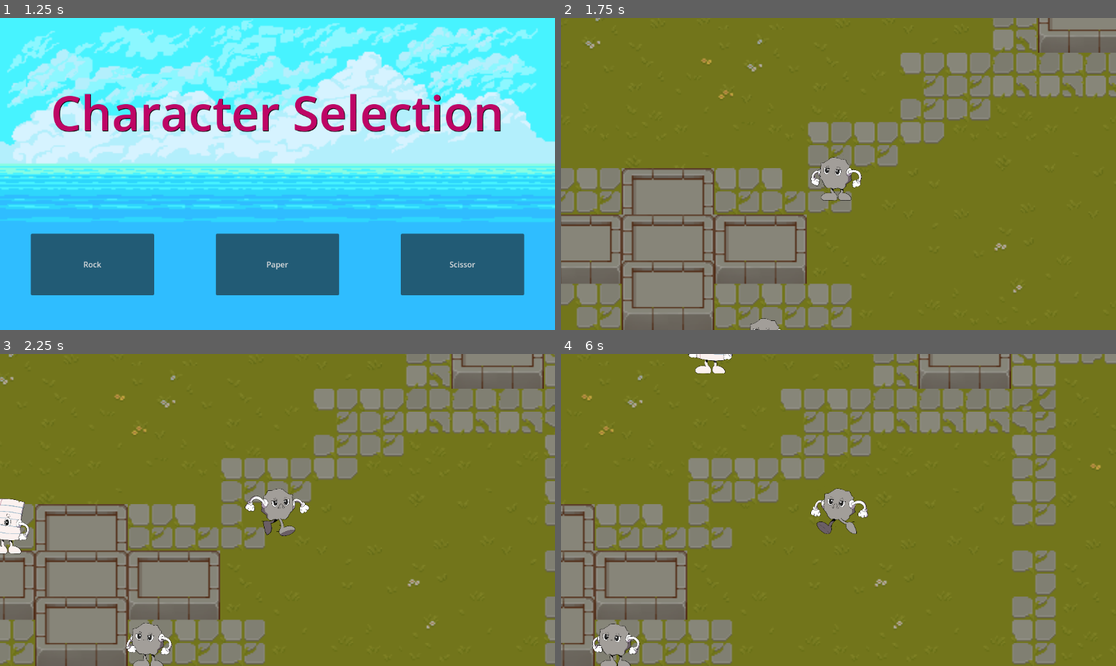
Above: before the commit, frames 1-4 (two rows, left to right).
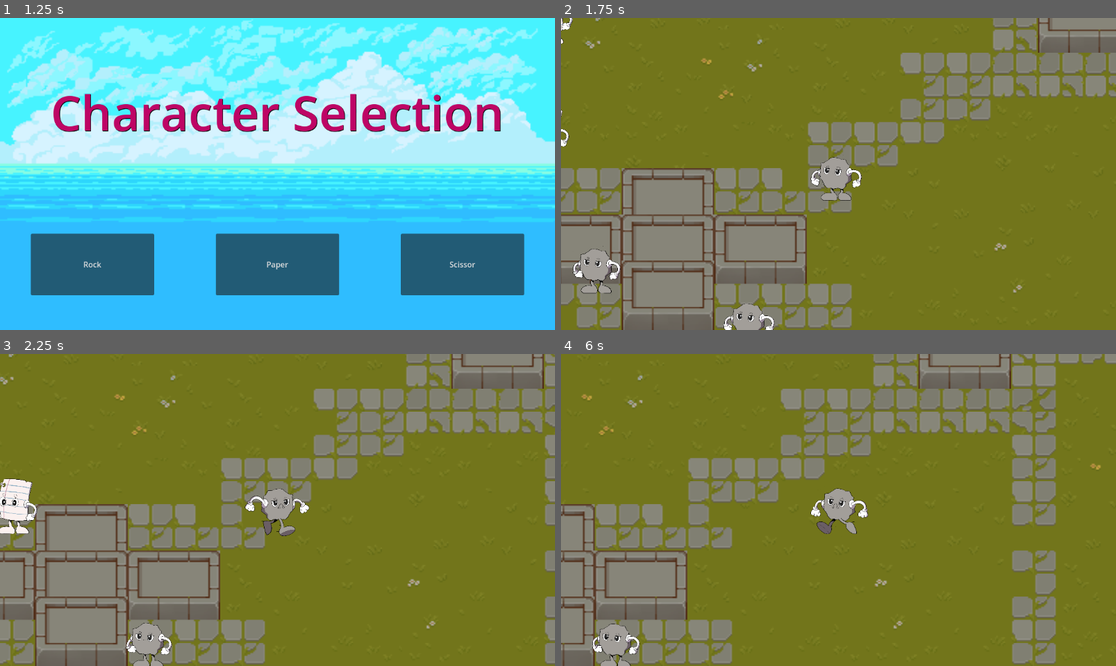
Above: after the commit, the same moments.

Repository: AKARandy/ROS
Game: Godot game, scene res://menus/menu.tscn
The game is run twice, just before and just after one commit, with the same random seed, the same clock (stepped at 60 frames per second) and the same inputs.
Inputs:
- Up to frame 1 (1.25 s): click "Play" at 0.5 s
- Up to frame 2 (1.75 s): click "Rock" at 1.25 s
- Up to frame 3 (2.25 s): hold Right (ui_right) from 2.03 s (still down)
- Up to frame 4 (6 s): release Right (ui_right) at 2.78 s; hold Down (ui_down) 2.78-3.53 s; hold Right (ui_right) 3.53-4.28 s; hold Up (ui_up) 4.28-5.03 s; hold Left (ui_left) from 5.03 s (still down)

Frame 1 is identical in both runs. In frame 2, 1.3% of the frame differs, in the area x 0-40%, y 0-100%; in frame 3, 0.9%; in frame 4, 0.3%.

Commit message:
Fixed A.I wont kill other A.I, and others
Respawn not fixed yet still OTW

Diff:
--- a/entities/enemy/ai_papper.gd
+++ b/entities/enemy/ai_papper.gd
@@ -1,7 +1,9 @@
 extends CharacterBody2D
 
+const ENTITY_TYPE = EntityRoles.Roles.PAPER
+
 var chase = false
-const speed = 100
+const speed = 150
 var the_chased = null
 
 const CENTER = Vector2(450,300)
@@ -29,47 +31,56 @@
 	move_and_slide()
 
 func _on_player_detection_body_entered(body):
-	if body.name == "player":
-		if EntityRoles.role == EntityRoles.Roles.ROCK:
+	if body.has_method("get_entity_type"):
+		var entity_type = body.get_entity_type()
+		if body.name == "player":
+			if EntityRoles.role == EntityRoles.Roles.ROCK:
+				the_chased = body.position
+				chase = true
+			if EntityRoles.role == EntityRoles.Roles.SCISSOR:
+				chase = false
+				the_chased = null
+				state = FLEEING
+				body_to_flee_from = body.position
+		if entity_type == EntityRoles.Roles.ROCK:
 			the_chased = body.position
 			chase = true
-		if EntityRoles.role == EntityRoles.Roles.SCISSOR:
+		if entity_type == EntityRoles.Roles.SCISSOR:
 			chase = false
 			the_chased = null
 			state = FLEEING
 			body_to_flee_from = body.position
-	if body.name == "ai_rock":
-		the_chased = body.position
-		chase = true
-	if body.name == "ai_scissor":
-		chase = false
-		the_chased = null
-		state = FLEEING
-		body_to_flee_from = body.position
 
 func _on_player_detection_body_exited(body):
-	if body.name == "player":
-		if EntityRoles.role == EntityRoles.Roles.ROCK:
+	if body.has_method("get_entity_type"):
+		var entity_type = body.get_entity_type()
+		if body.name == "player":
+			if EntityRoles.role == EntityRoles.Roles.ROCK:
+				chase = false
+				the_chased = null
+			if EntityRoles.role == EntityRoles.Roles.SCISSOR:
+				state = ROAMING
+				random_target_pos = position
+		if entity_type == EntityRoles.Roles.ROCK:
 			chase = false
 			the_chased = null
-		if EntityRoles.role == EntityRoles.Roles.SCISSOR:
+		if entity_type == EntityRoles.Roles.SCISSOR:
 			state = ROAMING
 			random_target_pos = position
-	if body.name == "ai_rock":
-		chase = false
-		the_chased = null
-	if body.name == "ai_scissor":
-		state = ROAMING
-		random_target_pos = position
 
 
 func _on_player_death_body_entered(body):
-	if body.name == "player":
-		if EntityRoles.role == EntityRoles.Roles.SCISSOR:
+	if body.has_method("get_entity_type"):
+		var entity_type = body.get_entity_type()
+		if body.name == "player":
+			if EntityRoles.role == EntityRoles.Roles.SCISSOR:
+				chase = false
+				the_chased = null
+				self.queue_free()
+		if entity_type == EntityRoles.Roles.SCISSOR:
 			chase = false
 			the_chased = null
 			self.queue_free()
-	if body.name == "ai_scissor":
-		chase = false
-		the_chased = null
-		self.queue_free()
+
+func get_entity_type():
+	return ENTITY_TYPE
--- a/entities/enemy/ai_rock.gd
+++ b/entities/enemy/ai_rock.gd
@@ -1,7 +1,9 @@
 extends CharacterBody2D
 
+const ENTITY_TYPE = EntityRoles.Roles.ROCK
+
 var chase = false
-const speed = 100
+const speed = 150
 var the_chased = null
 
 const CENTER = Vector2(450,300)
@@ -29,48 +31,56 @@
 	move_and_slide()
 
 func _on_player_detection_body_entered(body):
-	print(body)
-	if body.name == "player":
-		if EntityRoles.role == EntityRoles.Roles.SCISSOR:
+	if body.has_method("get_entity_type"):
+		var entity_type = body.get_entity_type()
+		if body.name == "player":
+			if EntityRoles.role == EntityRoles.Roles.SCISSOR:
+				the_chased = body.position
+				chase = true
+			if EntityRoles.role == EntityRoles.Roles.PAPER:
+				chase = false
+				the_chased = null
+				state = FLEEING
+				body_to_flee_from = body.position
+		if entity_type == EntityRoles.Roles.SCISSOR:
 			the_chased = body.position
 			chase = true
-		if EntityRoles.role == EntityRoles.Roles.PAPER:
+		if entity_type == EntityRoles.Roles.PAPER:
 			chase = false
 			the_chased = null
 			state = FLEEING
 			body_to_flee_from = body.position
-	if body.name == "ai_scissor":
-		the_chased = body.position
-		chase = true
-	if body.name == "ai_paper":
-		chase = false
-		the_chased = null
-		state = FLEEING
-		body_to_flee_from = body.position
 
 func _on_player_detection_body_exited(body):
-	if body.name == "player":
-		if EntityRoles.role == EntityRoles.Roles.SCISSOR:
+	if body.has_method("get_entity_type"):
+		var entity_type = body.get_entity_type()
+		if body.name == "player":
+			if EntityRoles.role == EntityRoles.Roles.SCISSOR:
+				chase = false
+				the_chased = null
+			if EntityRoles.role == EntityRoles.Roles.PAPER:
+				state = ROAMING
+				random_target_pos = position
+		if entity_type == EntityRoles.Roles.PAPER:
 			chase = false
 			the_chased = null
-		if EntityRoles.role == EntityRoles.Roles.PAPER:
+		if entity_type == EntityRoles.Roles.ROCK:
 			state = ROAMING
 			random_target_pos = position
-	if body.name == "ai_paper":
-		chase = false
-		the_chased = null
-	if body.name == "ai_rock":
-		state = ROAMING
-		random_target_pos = position
 
 
 func _on_player_death_body_entered(body):
-	if body.name == "player":
-		if EntityRoles.role == EntityRoles.Roles.PAPER:
+	if body.has_method("get_entity_type"):
+		var entity_type = body.get_entity_type()
+		if body.name == "player":
+			if EntityRoles.role == EntityRoles.Roles.PAPER:
+				chase = false
+				the_chased = null
+				self.queue_free()
+		if entity_type == EntityRoles.Roles.PAPER:
 			chase = false
 			the_chased = null
 			self.queue_free()
-	if body.name == "ai_paper":
-		chase = false
-		the_chased = null
-		self.queue_free()
+
+func get_entity_type():
+	return ENTITY_TYPE
--- a/entities/enemy/ai_scissor.gd
+++ b/entities/enemy/ai_scissor.gd
@@ -1,4 +1,6 @@
 extends CharacterBody2D
+
+const ENTITY_TYPE = EntityRoles.Roles.SCISSOR
 
 var chase = false
 const speed = 150
@@ -29,48 +31,57 @@
 	move_and_slide()
 
 func _on_player_detection_body_entered(body):
-	if body.name == "player":
-		if EntityRoles.role == EntityRoles.Roles.PAPER:
+	if body.has_method("get_entity_type"):
+		var entity_type = body.get_entity_type()
+		if body.name == "player":
+			if EntityRoles.role == EntityRoles.Roles.PAPER:
+				the_chased = body.position
+				chase = true
+			if EntityRoles.role == EntityRoles.Roles.ROCK:
+				chase = false
+				the_chased = null
+				state = FLEEING
+				body_to_flee_from = body.position
+		if entity_type == EntityRoles.Roles.PAPER:
 			the_chased = body.position
 			chase = true
-		if EntityRoles.role == EntityRoles.Roles.ROCK:
+		if entity_type == EntityRoles.Roles.ROCK:
 			chase = false
 			the_chased = null
 			state = FLEEING
 			body_to_flee_from = body.position
-	if body.name == "ai_paper":
-		the_chased = body.position
-		chase = true
-	if body.name == "ai_rock":
-		chase = false
-		the_chased = null
-		state = FLEEING
-		body_to_flee_from = body.position
 
 func _on_player_detection_body_exited(body):
-	if body.name == "player":
-		if EntityRoles.role == EntityRoles.Roles.PAPER:
+	if body.has_method("get_entity_type"):
+		var entity_type = body.get_entity_type()
+		if body.name == "player":
+			if EntityRoles.role == EntityRoles.Roles.PAPER:
+				chase = false
+				the_chased = null
+			if EntityRoles.role == EntityRoles.Roles.ROCK:
+				state = ROAMING
+				random_target_pos = position
+		if entity_type == EntityRoles.Roles.PAPER:
 			chase = false
 			the_chased = null
-		if EntityRoles.role == EntityRoles.Roles.ROCK:
+		if entity_type == EntityRoles.Roles.ROCK:
 			state = ROAMING
 			random_target_pos = position
-	if body.name == "ai_paper":
-		chase = false
-		the_chased = null
-	if body.name == "ai_rock":
-		state = ROAMING
-		random_target_pos = position
 
 
 
 func _on_player_death_body_entered(body):
-	if body.name == "player":
-		if EntityRoles.role == EntityRoles.Roles.ROCK:
+	if body.has_method("get_entity_type"):
+		var entity_type = body.get_entity_type()
+		if body.name == "player":
+			if EntityRoles.role == EntityRoles.Roles.ROCK:
+				chase = false
+				the_chased = null
+				self.queue_free()
+		if entity_type == EntityRoles.Roles.ROCK:
 			chase = false
 			the_chased = null
 			self.queue_free()
-	if body.name == "ai_rock":
-		chase = false
-		the_chased = null
-		self.queue_free()
+
+func get_entity_type():
+	return ENTITY_TYPE
--- a/entities/player/player.gd
+++ b/entities/player/player.gd
@@ -69,3 +69,6 @@
 	}
 	if EntityRoles.role in valid_combinations.keys() and body.name == valid_combinations[EntityRoles.role]:
 		increase_score()
+
+func get_entity_type():
+	return EntityRoles.role
--- a/scene/world.gd
+++ b/scene/world.gd
@@ -8,20 +8,23 @@
 # Called when the node enters the scene tree for the first time.
 func _process(delta):
 	while Tracker.paperNum < 5:
-		await get_tree().create_timer(3.0)
+		#await get_tree().create_timer(3.0)
 		var mob = paper.instantiate()
 		mob.position = Vector2(575, 300)
 		add_child(mob)
 		Tracker.paperNum += 1
 	while Tracker.rockNum < 5:
-		await get_tree().create_timer(3.0)
+		#await get_tree().create_timer(3.0)
 		var mob = rock.instantiate()
 		mob.position = Vector2(1000, 500)
 		add_child(mob)
 		Tracker.rockNum += 1
 	while Tracker.scissorNum < 5:
-		await get_tree().create_timer(3.0)
+		#await get_tree().create_timer(3.0)
 		var mob = scissor.instantiate()
 		mob.position = Vector2(250, 500)
 		add_child(mob)
 		Tracker.scissorNum += 1
+	print("Paper: ", Tracker.paperNum)
+	print("Rock: ", Tracker.rockNum)
+	print("Scissor: ", Tracker.scissorNum)
--- a/scene/world.tscn
+++ b/scene/world.tscn
@@ -26,5 +26,3 @@
 
 [node name="ai_paper" parent="Mobs" instance=ExtResource("5_wim0h")]
 position = Vector2(474, 360)
-
-[node name="Timer" type="Timer" parent="."]
